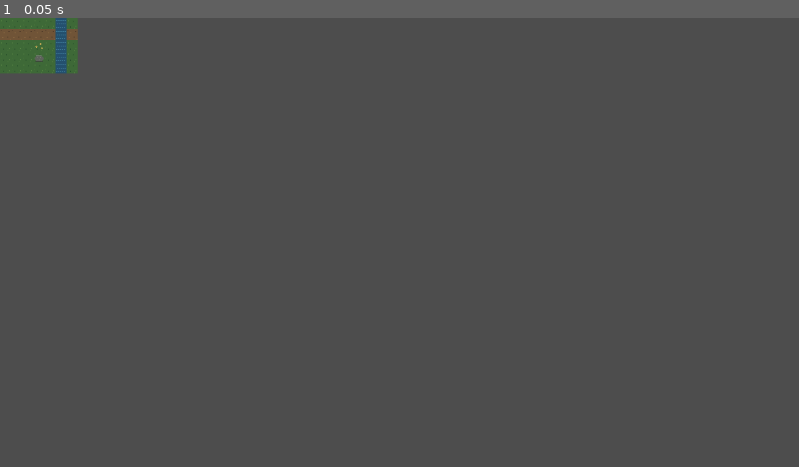
Above: before the commit, frame 1.
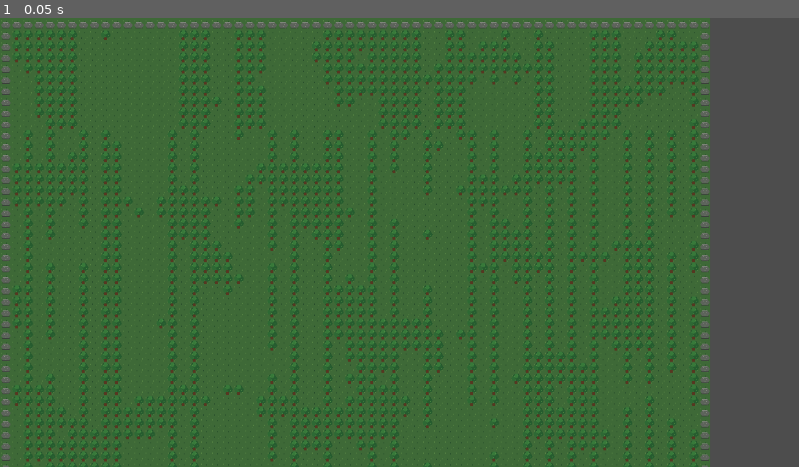
Above: after the commit, the same moment.

Repository: Maddiplomat/Project-alchemy
Game: Godot game, scene res://scenes/World.tscn
Same seed, same stepped clock (60 frames per second), same inputs: the game is played once before the commit and once after it.
Inputs:
- Up to frame 1 (0.05 s): no input

The runs differ from the first frame. In frame 1, 86% of the frame differs, in the area x 0-89%, y 0-100%.

Commit message:
Add seeded forest world generation

Diff:
--- a/project.godot
+++ b/project.godot
@@ -22,6 +22,7 @@
 ElementDatabase="*res://scripts/ElementDatabase.gd"
 InventoryManager="*res://scripts/InventoryManager.gd"
 CameraShake="*res://scripts/CameraShake.gd"
+WorldSystem="*res://scripts/WorldSystem.gd"
 
 [editor_plugins]
 
--- a/scenes/World.tscn
+++ b/scenes/World.tscn
@@ -1,8 +1,10 @@
-[gd_scene format=4]
+[gd_scene load_steps=3 format=4]
 
 [ext_resource type="TileSet" path="res://assets/tilesets/forest_16x16.tres" id="1_kqs1s"]
+[ext_resource type="Script" uid="uid://bfxjpw77wdrga" path="res://scripts/WorldGen.gd" id="2_nvi4h"]
 
 [node name="World" type="Node2D" unique_id=1488050509]
+script = ExtResource("2_nvi4h")
 
 [node name="Ground" type="TileMapLayer" parent="." unique_id=1510409461]
 texture_filter = 1
--- a/scripts/WorldGen.gd
+++ b/scripts/WorldGen.gd
@@ -0,0 +1,82 @@
+extends Node2D
+
+const MAP_SIZE := Vector2i(64, 64)
+const SOURCE_ID := 0
+const GRASS_TILE := Vector2i(0, 0)
+const TREE_TILE := Vector2i(1, 1)
+const ROCK_TILE := Vector2i(2, 1)
+const SPARSE_TREE_MIN := 0.3
+const DENSE_TREE_MIN := 0.6
+
+@export var generate_on_ready := true
+@export var noise_frequency := 0.08
+@export_range(0.0, 1.0, 0.01) var sparse_tree_density := 0.35
+
+@onready var ground_layer: TileMapLayer = $Ground
+@onready var decor_layer: TileMapLayer = $Decor
+@onready var objects_layer: TileMapLayer = $Objects
+
+
+func _ready() -> void:
+	if generate_on_ready:
+		generate_world(_get_world_seed())
+
+
+func generate_world(seed: int) -> void:
+	_set_world_seed(seed)
+	_clear_layers()
+
+	var noise := FastNoiseLite.new()
+	noise.seed = seed
+	noise.frequency = noise_frequency
+
+	for y in range(MAP_SIZE.y):
+		for x in range(MAP_SIZE.x):
+			var coords := Vector2i(x, y)
+			ground_layer.set_cell(coords, SOURCE_ID, GRASS_TILE, 0)
+
+			if _is_edge(coords):
+				objects_layer.set_cell(coords, SOURCE_ID, ROCK_TILE, 0)
+				continue
+
+			var noise_value := _normalized_noise(noise, coords)
+			if noise_value >= DENSE_TREE_MIN:
+				objects_layer.set_cell(coords, SOURCE_ID, TREE_TILE, 0)
+			elif noise_value >= SPARSE_TREE_MIN and _passes_sparse_tree_roll(seed, coords):
+				objects_layer.set_cell(coords, SOURCE_ID, TREE_TILE, 0)
+
+
+func regenerate_with_seed(seed: int) -> void:
+	generate_world(seed)
+
+
+func _clear_layers() -> void:
+	ground_layer.clear()
+	decor_layer.clear()
+	objects_layer.clear()
+
+
+func _is_edge(coords: Vector2i) -> bool:
+	return coords.x == 0 or coords.y == 0 or coords.x == MAP_SIZE.x - 1 or coords.y == MAP_SIZE.y - 1
+
+
+func _normalized_noise(noise: FastNoiseLite, coords: Vector2i) -> float:
+	return (noise.get_noise_2d(coords.x, coords.y) + 1.0) * 0.5
+
+
+func _passes_sparse_tree_roll(seed: int, coords: Vector2i) -> bool:
+	var roll := posmod(hash("%d:%d:%d" % [seed, coords.x, coords.y]), 10000) / 10000.0
+	return roll < sparse_tree_density
+
+
+func _get_world_seed() -> int:
+	var world_system := get_tree().root.get_node_or_null("WorldSystem")
+	if world_system != null and world_system.has_method("get_seed"):
+		return world_system.get_seed()
+	return 0
+
+
+func _set_world_seed(seed: int) -> void:
+	var world_system := get_tree().root.get_node_or_null("WorldSystem")
+	if world_system != null and world_system.has_method("set_seed"):
+		world_system.set_seed(seed)
--- /dev/null
+++ b/scripts/WorldSystem.gd
@@ -0,0 +1,13 @@
+extends Node
+
+const DEFAULT_SEED := 1337
+
+var current_seed: int = DEFAULT_SEED
+
+
+func set_seed(seed: int) -> void:
+	current_seed = seed
+
+
+func get_seed() -> int:
+	return current_seed
Not shown, added: scripts/WorldSystem.gd.uid
